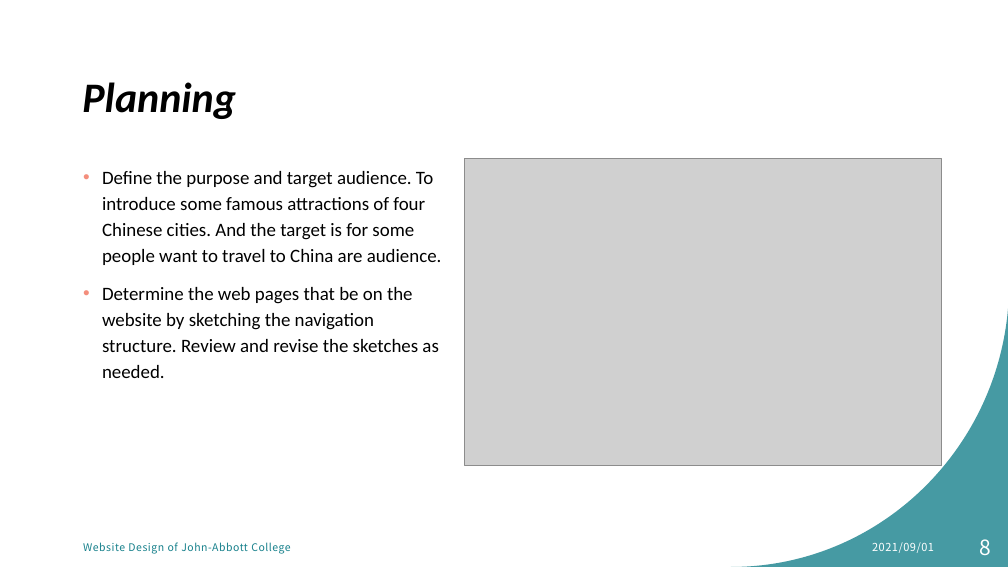
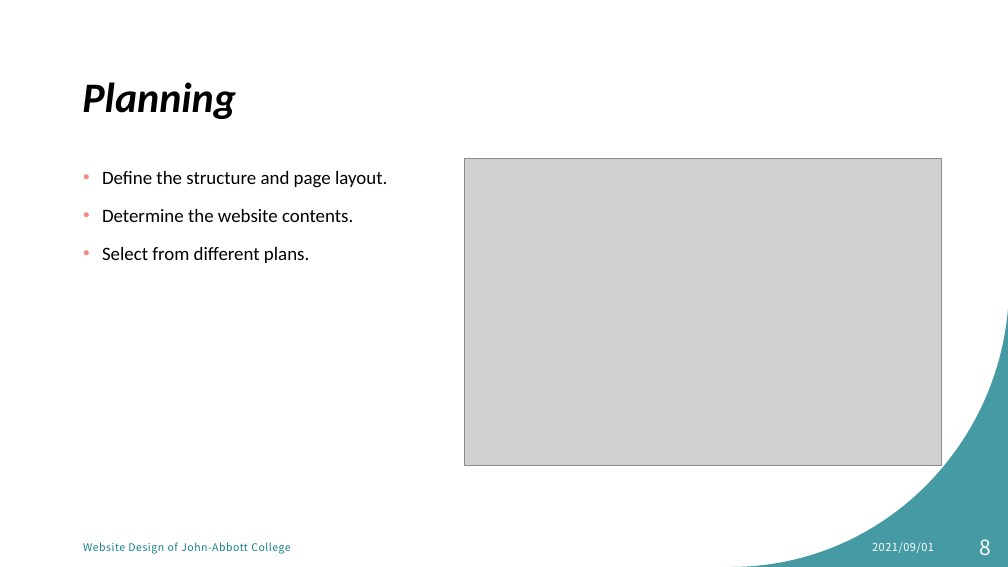
Before and after one commit to MikentGuo/Project_Tour, a slide deck: slide 8 of docs/Website Design for tourist attraction.pptx. Drawn at 1008x567 pixels with LibreOffice and Linux fonts; fonts in the diff are those of the drawing; grey boxes stand for pictures. Boxes give left, top, right and bottom in pixels: in the first picture for what was removed or moved away, otherwise in the second. Text is boxed around its words. In the diff, an @@ line names an element or a change of style, - is before the commit and + after.

```diff
--- a/docs/Website Design for tourist attraction.pptx
+++ b/docs/Website Design for tourist attraction.pptx
@@ text at (102, 171, 387, 263): text changed @@
-• Define the purpose and target audience. To introduce some famous attractions of four Chinese cities. And the target is for some people want to travel to China are audience.
-• Determine the web pages that be on the website by sketching the navigation structure. Review and revise the sketches as needed.
+• Define the structure and page layout.
+• Determine the website contents.
+• Select from different plans.
```
Also in this commit, not shown: 5 other slides changed, 1 slide added.
